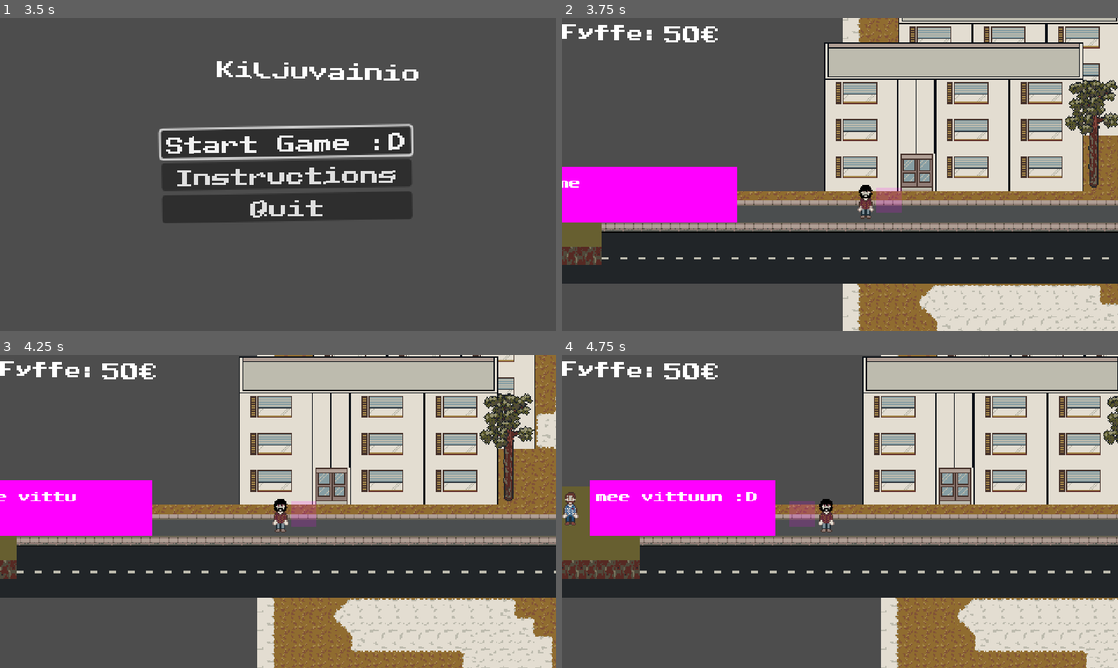
Above: before the commit, frames 1-4 (two rows, left to right).
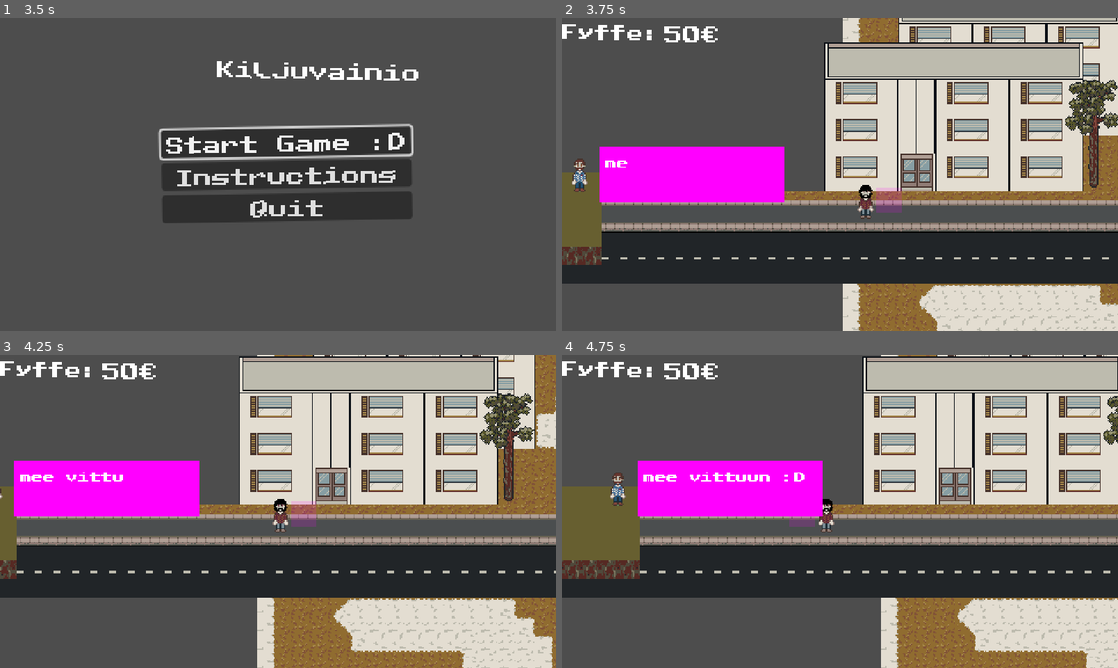
Above: after the commit, the same moments.

Repository: Rotta-Games/moonshine_valley
Game: Godot game, scene res://scenes/splash.tscn
The game is run twice, just before and just after one commit, with the same random seed, the same clock (stepped at 60 frames per second) and the same inputs.
Inputs:
- Up to frame 1 (3.5 s): hold D (move_right) 0.53-1.28 s; hold E (player_action) 0.53-1.28 s; tap Enter at 1.25 s; hold S (move_down) 1.28-2.03 s; tap E (player_action) at 1.35, 2.85 s; tap Space at 2 s; hold D (move_right) 2.03-2.78 s; hold E (player_action) 2.03-2.78 s; hold W (move_up) from 2.78 s (still down)
- Up to frame 2 (3.75 s): release W (move_up) at 3.5 s; click "Start Game :D" at 3.5 s
- Up to frame 3 (4.25 s): no input
- Up to frame 4 (4.75 s): tap Enter at 4.25 s; hold A (move_left) from 4.28 s (still down); hold E (player_action) from 4.28 s (still down)

Frame 1 is identical in both runs. In frame 2, 6.0% of the frame differs, in the area x 0-40%, y 41-66%; in frame 3, 5.2%; in frame 4, 6.7%, in the area x 0-47%, y 33-58%.

Commit message:
Selling buckets

Diff:
--- a/scenes/game.tscn
+++ b/scenes/game.tscn
@@ -92,15 +92,13 @@
 position = Vector2(269, 1048)
 target = NodePath("../../World/DokmanniSpawnPoint")
 
-[node name="SellingArea" type="Node2D" parent="."]
-position = Vector2(-176, 112)
+[node name="SellingArea" type="Area2D" parent="."]
+position = Vector2(-135, 95)
 
 [node name="Shopkeeper" parent="SellingArea" instance=ExtResource("13_l4n53")]
 position = Vector2(20, 18)
 
-[node name="Area2D" type="Area2D" parent="SellingArea"]
-
-[node name="CollisionShape2D" type="CollisionShape2D" parent="SellingArea/Area2D"]
+[node name="CollisionShape2D" type="CollisionShape2D" parent="SellingArea"]
 position = Vector2(40, 32)
 shape = SubResource("RectangleShape2D_h1kce")
 
@@ -153,9 +151,10 @@
 
 [node name="Menu" parent="HUD" instance=ExtResource("11_iy8x7")]
 
+[connection signal="bucket_sold" from="." to="Player" method="_on_bucket_sold"]
 [connection signal="bucket_inspected" from="Player" to="." method="_on_player_bucket_inspected"]
 [connection signal="bucket_inspected" from="Player" to="WindowCanvasLayer/BucketFillView" method="_on_player_bucket_inspected"]
 [connection signal="money_changed" from="Player" to="HUD/UI/HBoxContainer/MoneyAmount" method="_update_text"]
-[connection signal="body_entered" from="SellingArea/Area2D" to="." method="_on_bucket_entered_selling_area"]
+[connection signal="body_entered" from="SellingArea" to="." method="_on_bucket_entered_selling_area"]
 [connection signal="closed" from="WindowCanvasLayer/BucketFillView" to="." method="_on_bucket_fill_view_closed"]
 [connection signal="item_used" from="WindowCanvasLayer/InventoryMenu" to="WindowCanvasLayer/BucketFillView" method="_on_inventory_menu_item_used"]
--- a/scripts/game.gd
+++ b/scripts/game.gd
@@ -23,6 +23,5 @@
 
 func _on_bucket_entered_selling_area(body: Node2D) -> void:
 	if body is Bucket:
-		print("VOITIT PELIN :D")
 		bucket_sold.emit(body.state)
 		body.queue_free()
--- a/scripts/player.gd
+++ b/scripts/player.gd
@@ -199,3 +199,15 @@
 func _update_money(value) -> void:
 	money_amount_cents = value
 	money_changed.emit(money_amount_cents)
+
+
+func _on_bucket_sold(bucket_state: Bucket.State) -> void:
+	match bucket_state:
+		Bucket.State.READY:
+			money_amount_cents += 50_00
+		Bucket.State.SPOILED:
+			money_amount_cents += 1_00
+		Bucket.State.FERMENTING:
+			money_amount_cents += 5_00
+		Bucket.State.MISSING_INGREDIENTS:
+			money_amount_cents += 0_50
Not shown: 1 places in scenes/game.tscn that only renumber resources
